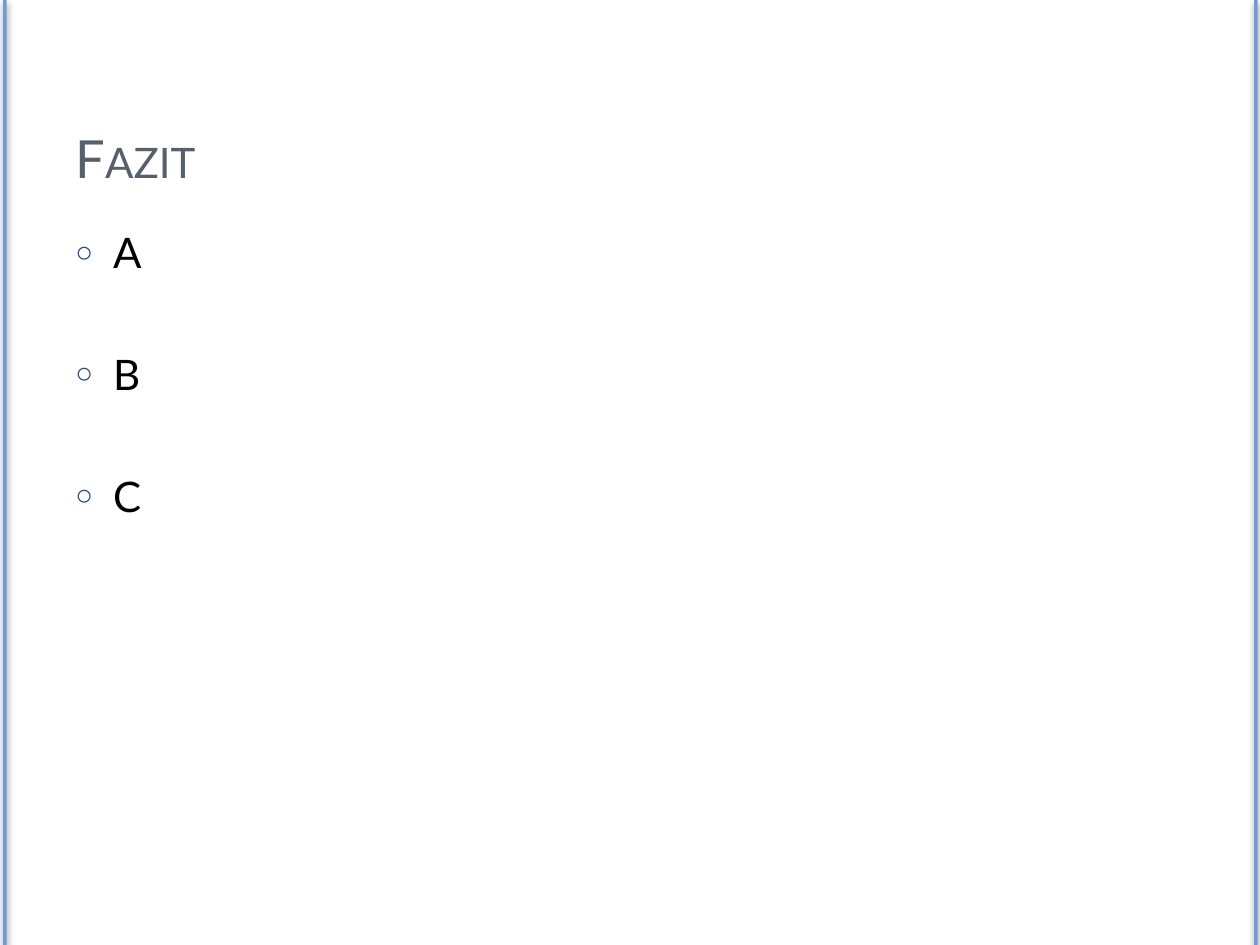
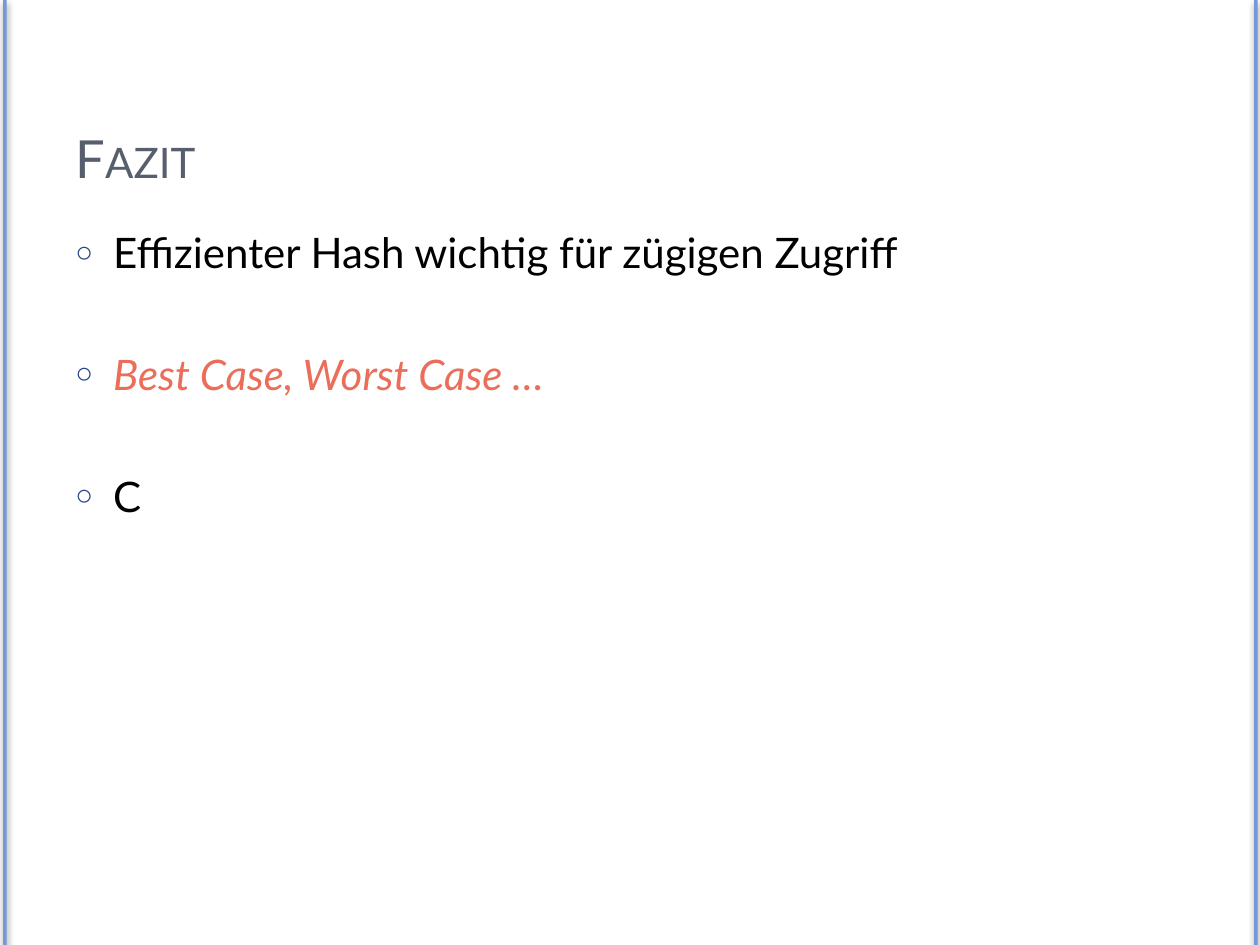
Before and after one commit to Exa-THM/HashTesting, a slide deck: slide 17 of Presentation/exa-hashes.pptx. Drawn at 1260x945 pixels with LibreOffice and Linux fonts; fonts in the diff are those of the drawing. Boxes give left, top, right and bottom in pixels: in the first picture for what was removed or moved away, otherwise in the second. Text is boxed around its words. In the diff, an @@ line names an element or a change of style, - is before the commit and + after.

```diff
--- a/Presentation/exa-hashes.pptx
+++ b/Presentation/exa-hashes.pptx
@@ text at <box>113,237,898,396</box>: text changed @@
-○ A
-○ B
+○ Effizienter Hash wichtig für zügigen Zugriff
+○ Best Case, Worst Case …
```
Also in this commit, not shown: 11 other slides changed, 1 other file.
